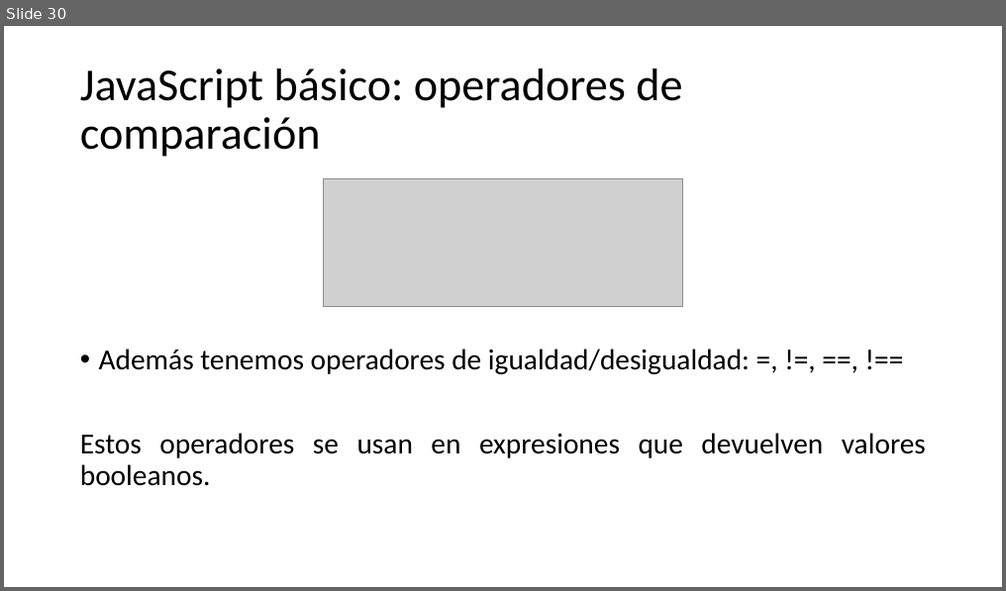
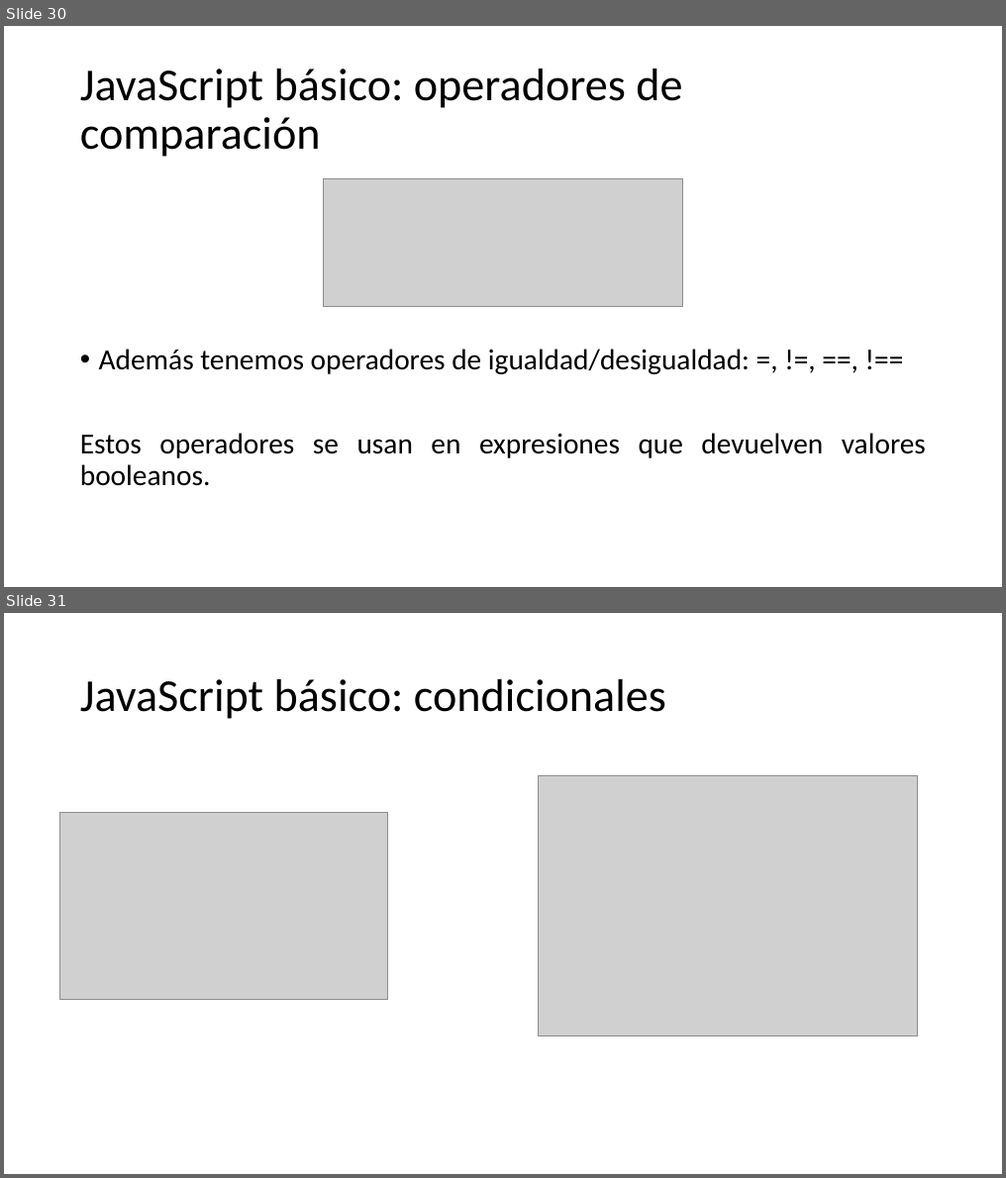
Before and after one commit to SarutobiKonohamaru/js_full_course, a slide deck: Presentacion.pptx. Shown one above the other, each under a label of ours: slide 30 before the commit, slides 30 and 31 after it. The pictures are 1006x591 and 1006x1178 pixels, drawn with LibreOffice and Linux fonts; fonts in the diff are those of the drawing; grey boxes stand for pictures. Boxes give left, top, right and bottom in pixels: in the first picture for what was removed or moved away, otherwise in the second. Text is boxed around its words. In the diff, an @@ line names an element or a change of style, - is before the commit and + after.

```diff
--- a/Presentacion.pptx
+++ b/Presentacion.pptx
@@ slide 31 added at [4, 613, 1002, 1174], background #FFFFFF @@
@@ title added at [80, 679, 666, 719], 44 pt, text #000000 @@
+JavaScript básico: condicionales
@@ picture added at [538, 776, 918, 1037] @@
@@ picture added at [59, 812, 388, 1000] @@
```
Also in this commit, not shown: 2 slides changed, 5 other slides added.
